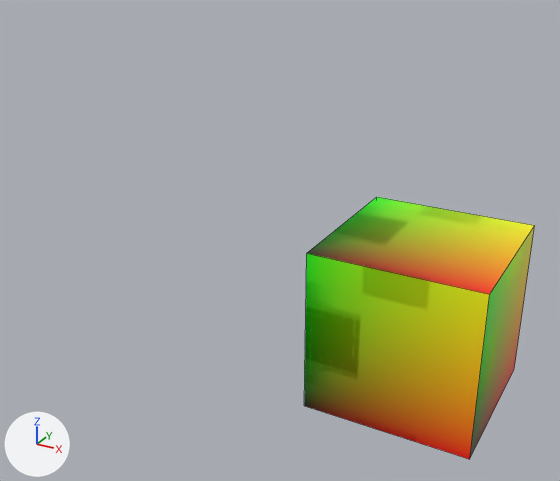
What one commit did to the Blender file Phoenix.blend.
Camera for both pictures: a 50 mm lens placed at (1.613, -1.97, 1.13), pointed at (0.543, -0.023, 0.157). The lights are fixed; the arrows at lower left show +X, +Y and +Z. Mesh edges are drawn as thin lines. The same objects are shown in both versions, whatever each file hides.

In view in the first picture: 'boxSmall'.
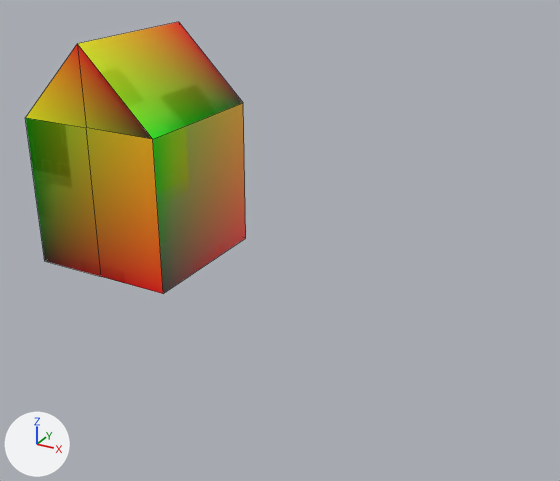
Where the change shows, as pixel boxes [x1, y1, x2, y2] in the pictures (560 x 481 px):
'boxSmall', reshaped, moved: before [304, 197, 535, 459]; after [25, 22, 246, 294]
part 1 of me_cube_008, built on: before [304, 197, 535, 459]; after [25, 22, 243, 294]
part 2 of me_cube_008, surface changed: before [470, 227, 534, 457]; after [153, 103, 246, 294]

Diff of the bpy script that builds the scene:
```diff
--- a/Phoenix.blend.py
+++ b/Phoenix.blend.py
@@ me_cube_008 @@
 # used by ob_boxsmall; location = (1.0, 0.0, -0.25)
-me_cube_008.from_pydata(...)  # 8 vertices, 6 faces; spans x -0.25..0.25, y -0.25..0.25, z 0.0..0.5
+me_cube_008.from_pydata(...)  # 14 vertices, 14 faces; spans x -0.25..0.25, y -0.25..0.25, z 0.0..0.75
+# me_cube_008 part 1
+# 4 faces are deleted
+# 6 vertices are added at (0.0, 0.25, 0.0), (0.0, -0.25, 0.0), (0.0, -0.25, 0.5), (0.0, 0.25, 0.5), (0.0, 0.25, 0.75), (0.0, -0.25, 0.75)
+# 12 new faces join them
+# me_cube_008 part 2: 2 kept faces spanning x -0.25..0.25, y -0.25..0.25, z 0.0..0.5 get new texture (UV) coordinates
 me_cube_008.materials.append(mat_material_003)
@@ ob_boxsmall @@
 ob_boxsmall = bpy.data.objects.new('boxSmall', me_cube_008)
-ob_boxsmall.location = (1.0, 0.0, -0.25)
+ob_boxsmall.location = (0.0, 0.0, 0.0)
```
